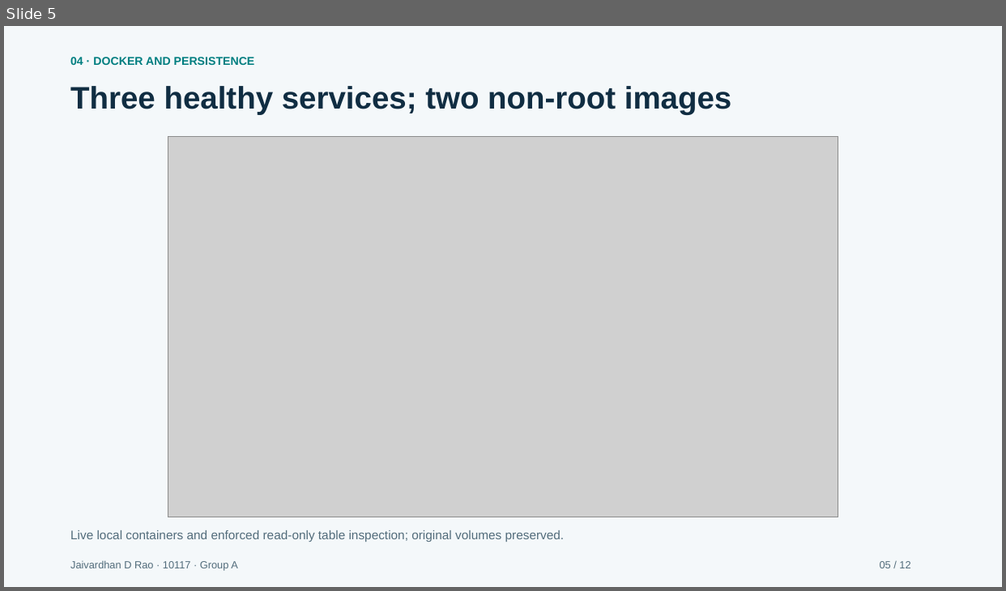
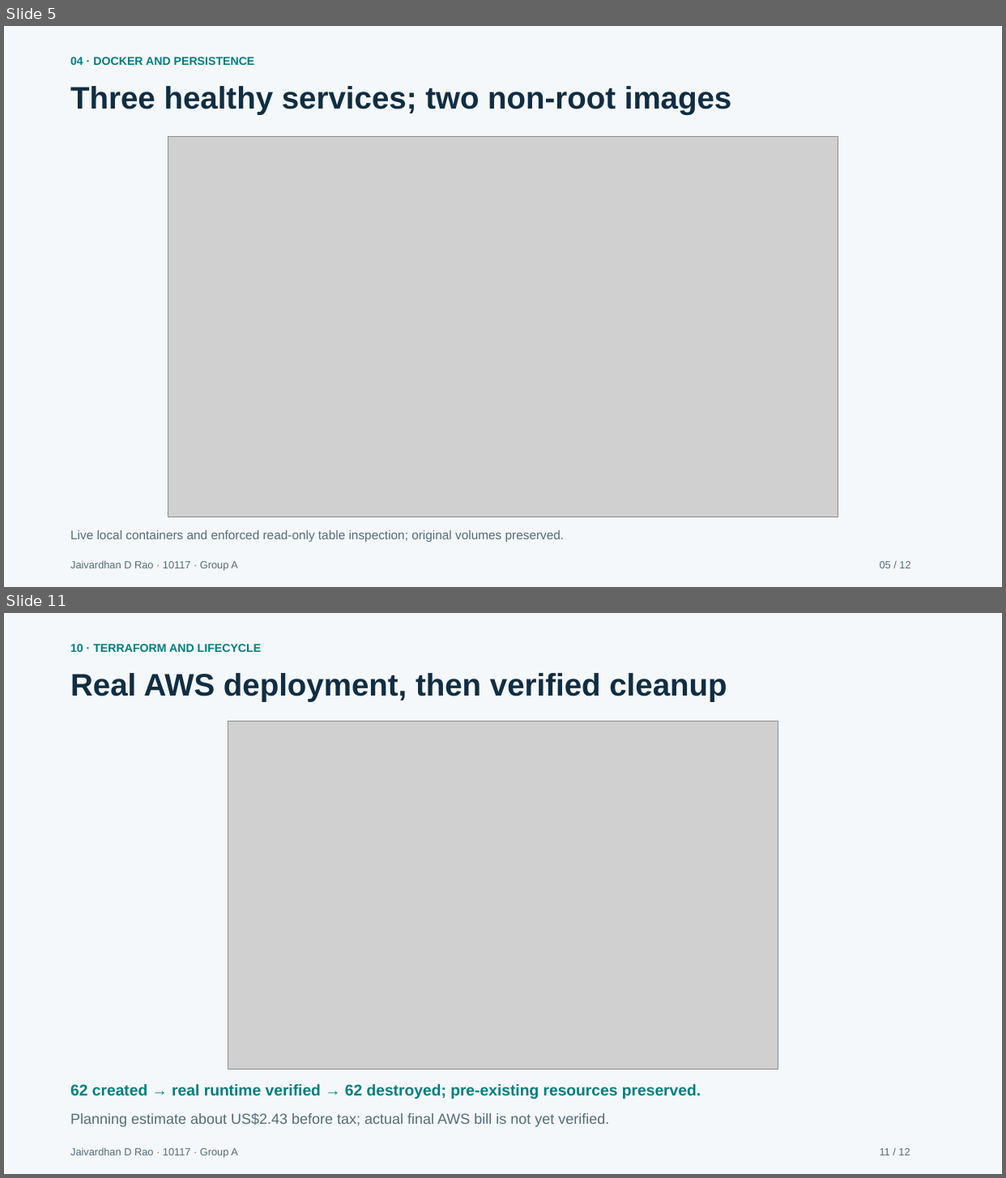
Before and after one commit to jaivardhandrao/labledger-devops-capstone, a slide deck: docs/presentation/LabLedger_Capstone_Presentation.pptx. Shown one above the other, each under a label of ours: slide 5 before the commit, slides 5 and 11 after it; the slides between them are not shown. The pictures are 1006x591 and 1006x1178 pixels, drawn with LibreOffice and Linux fonts; fonts in the diff are those of the drawing; grey boxes stand for pictures. Boxes give left, top, right and bottom in pixels: in the first picture for what was removed or moved away, otherwise in the second. Text is boxed around its words. In the diff, an @@ line names an element or a change of style, - is before the commit and + after.

Commit message:
Document verified EKS delivery and completed cleanup [skip ci]

```diff
--- a/docs/presentation/LabLedger_Capstone_Presentation.pptx
+++ b/docs/presentation/LabLedger_Capstone_Presentation.pptx
@@ slide 11 added at <box>4,613,1002,1174</box>, background #FFFFFF @@
@@ rectangle added at <box>4,613,1002,1174</box>, fill #F4F8FA @@
@@ text added at <box>70,644,262,652</box>, 11 pt, text #007E80, bold @@
+10 · TERRAFORM AND LIFECYCLE
@@ text added at <box>70,673,727,701</box>, 30 pt, text #102D42, bold @@
+Real AWS deployment, then verified cleanup
@@ picture added at <box>228,721,778,1069</box> @@
@@ text added at <box>70,1084,701,1099</box>, 15 pt, text #007E80, bold @@
+62 created → real runtime verified → 62 destroyed; pre-existing resources preserved.
@@ text added at <box>70,1114,609,1127</box>, 14 pt, text #526C7B @@
+Planning estimate about US$2.43 before tax; actual final AWS bill is not yet verified.
@@ text added at <box>70,1148,238,1158</box>, 10 pt, text #526C7B @@
+Jaivardhan D Rao · 10117 · Group A
@@ text added at <box>880,1148,910,1156</box>, 10 pt, text #526C7B @@
+11 / 12
```
Also in this commit, not shown: 7 slides changed, 1 slide removed, 55 other files.
